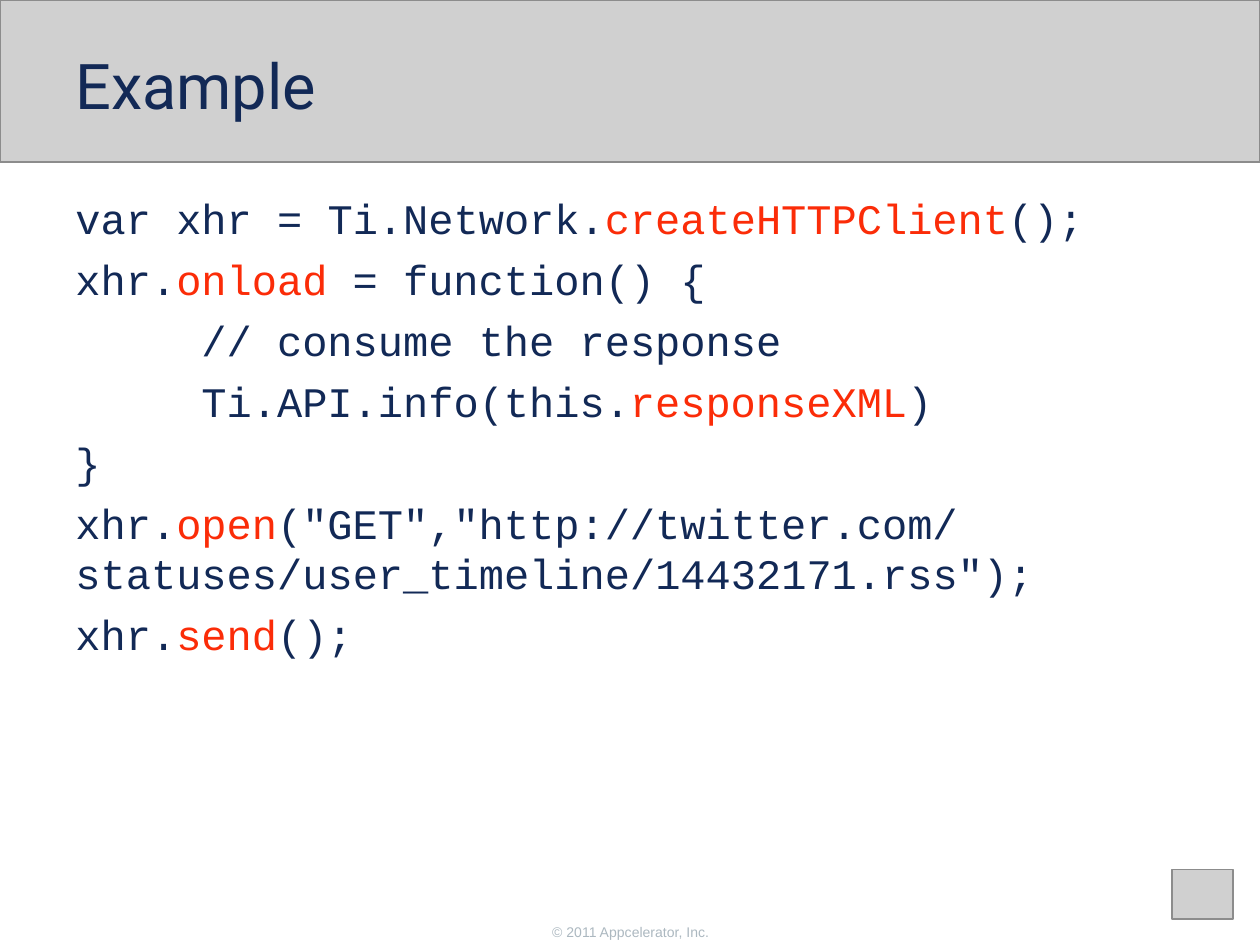
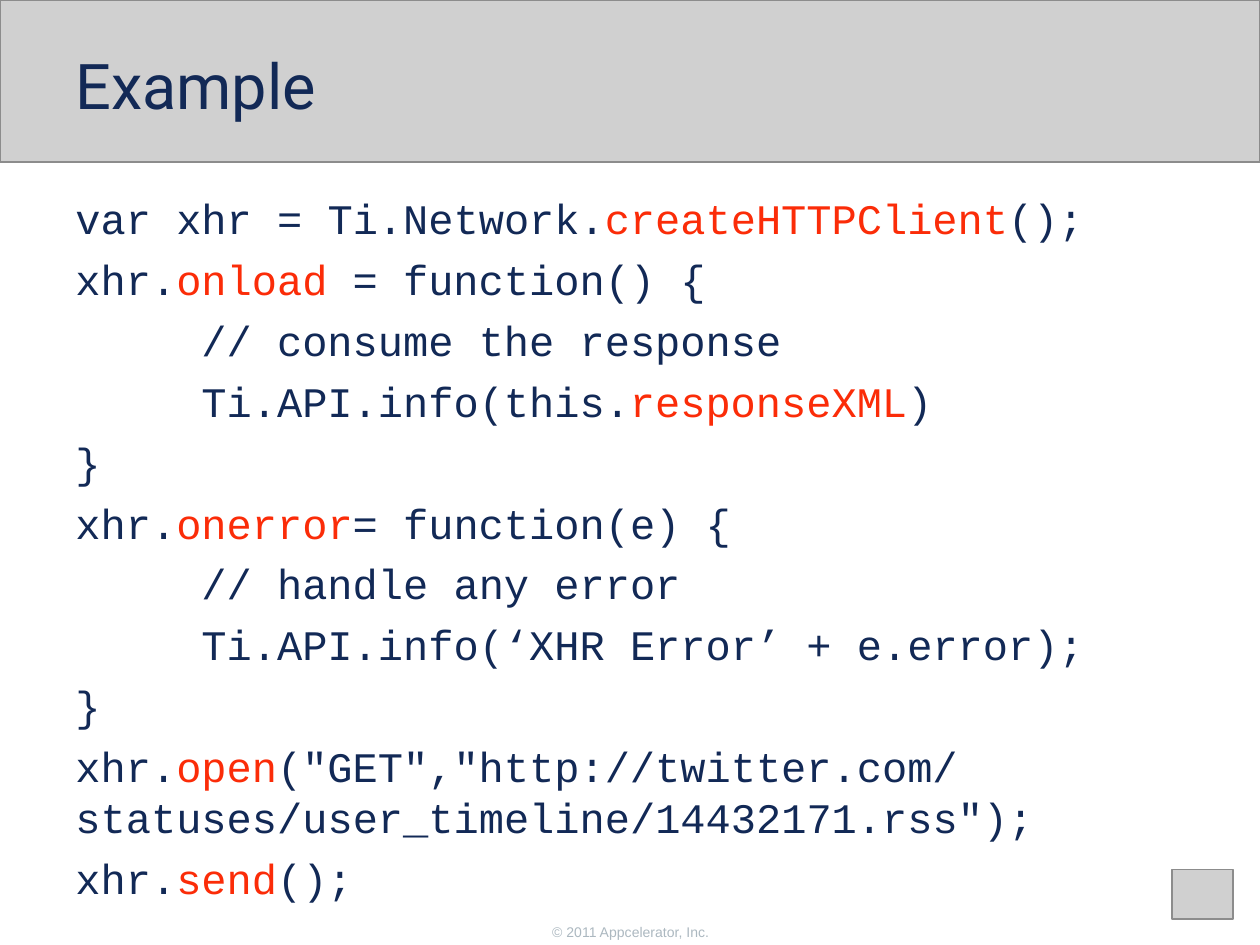
Before and after one commit to appcelerator-training-archive/tcad_certification, a slide deck: slide 8 of 260/260.ppt (slide 6 before the commit). Drawn at 1260x945 pixels with LibreOffice and Linux fonts; fonts in the diff are those of the drawing; grey boxes stand for pictures. Boxes give left, top, right and bottom in pixels: in the first picture for what was removed or moved away, otherwise in the second. Text is boxed around its words. In the diff, an @@ line names an element or a change of style, - is before the commit and + after.

Commit message:
added kitchensink example suggestion for the demonstration

```diff
--- a/260/260.ppt
+++ b/260/260.ppt
@@ text at (75,508,1084,669): paragraphs added @@
+xhr.onerror= function(e) {
+// handle any error
+Ti.API.info(‘XHR Error’ + e.error);
+}
```
Also in this commit, not shown: 5 other slides changed.
